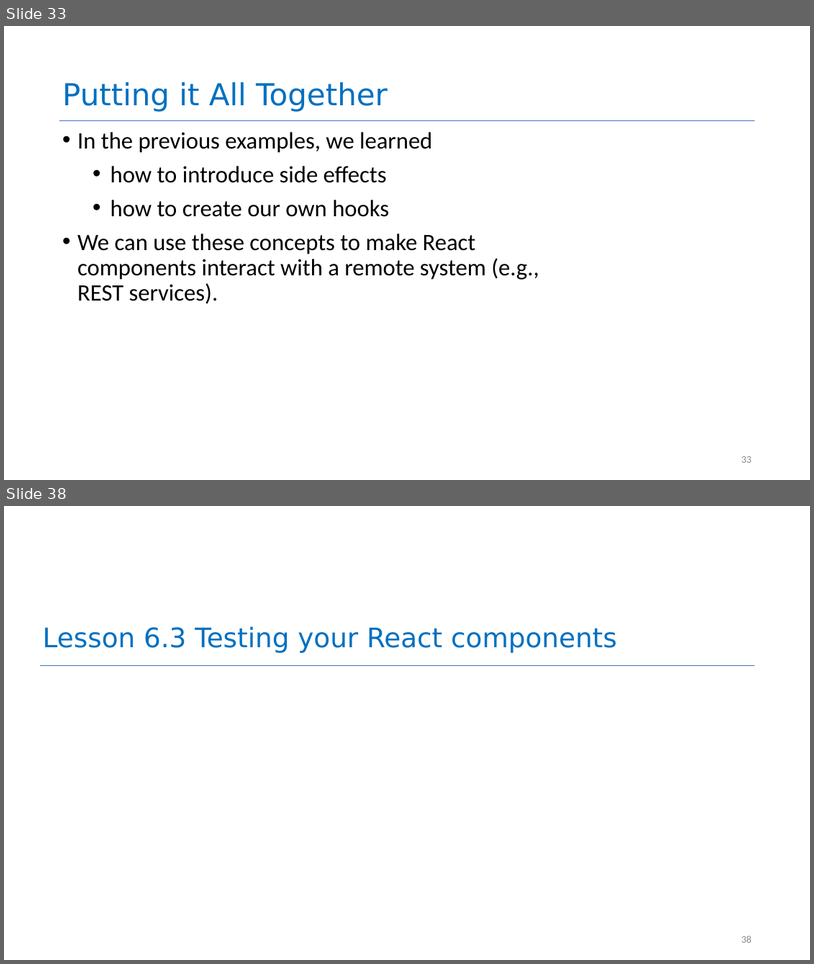
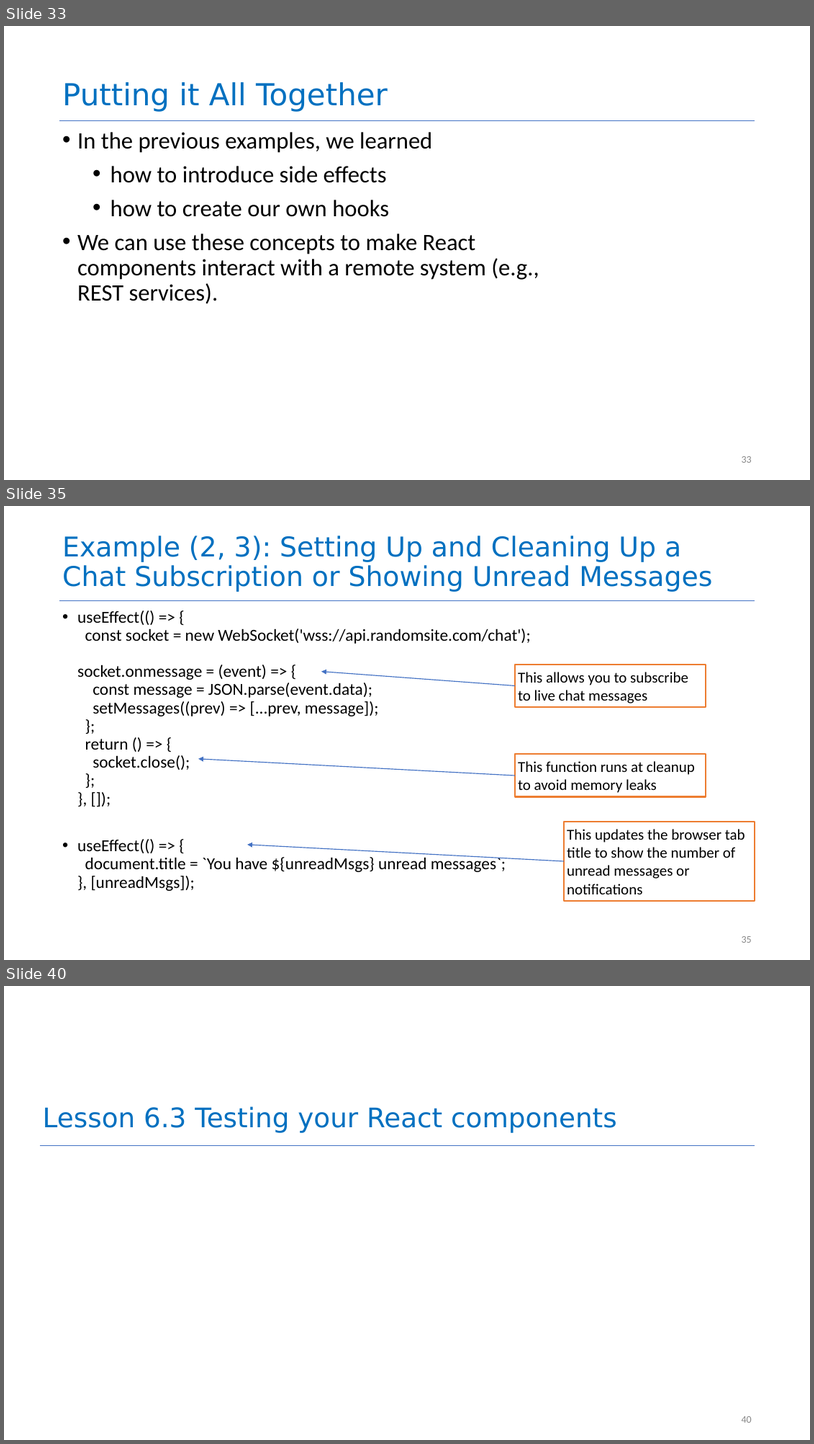
Before and after one commit to neu-se/CS4530-Spring-2026, a slide deck: Slides/Module 06 React Hooks.pptx. Shown one above the other, each under a label of ours: slides 33 and 38 before the commit, slides 33, 35 and 40 after it; the slides between them are not shown. The pictures are 814x964 and 814x1444 pixels, drawn with LibreOffice and Linux fonts; fonts in the diff are those of the drawing. Boxes give left, top, right and bottom in pixels: in the first picture for what was removed or moved away, otherwise in the second. Text is boxed around its words. In the diff, an @@ line names an element or a change of style, - is before the commit and + after.

Commit message:
adding two slides, one with more example for useEffect like chat, and a word on more hooks

```diff
--- a/Slides/Module 06 React Hooks.pptx
+++ b/Slides/Module 06 React Hooks.pptx
@@ slide 35 added at box(4, 506, 810, 960), background #FFFFFF; not listed: 1 template element that a slide beside it also shows @@
@@ title added at box(62, 536, 712, 592), 32.4 pt, text #0070C0 @@
+Example (2, 3): Setting Up and Cleaning Up a Chat Subscription or Showing Unread Messages
@@ text added at box(77, 610, 530, 770), 20 pt, text #000000 @@
+• useEffect(() => {
+  const socket = new WebSocket('wss://api.randomsite.com/chat');
+  socket.onmessage = (event) => {
+  const message = JSON.parse(event.data);
+  setMessages((prev) => [...prev, message]);
+  };
+  return () => {
+  socket.close();
+  };
+  }, []);
@@ arrow added from (515, 686) to (322, 671), #4472C4 1 pt @@
@@ rectangle added at box(515, 664, 706, 708), fill #FFFFFF, outline #ED7D31 2 pt, 18 pt, text #000000 @@
+This allows you to subscribe to live chat messages
@@ arrow added from (515, 775) to (199, 759), #4472C4 1 pt @@
@@ rectangle added at box(515, 754, 706, 797), fill #FFFFFF, outline #ED7D31 2 pt, 18 pt, text #000000 @@
+This function runs at cleanup to avoid memory leaks
@@ rectangle added at box(564, 821, 756, 901), fill #FFFFFF, outline #ED7D31 2 pt, 18 pt, text #000000 @@
+This updates the browser tab title to show the number of unread messages or notifications
@@ text added at box(77, 839, 506, 890), 20 pt, text #000000 @@
+• useEffect(() => {
+  document.title = `You have ${unreadMsgs} unread messages`;
+  }, [unreadMsgs]);
@@ arrow added from (564, 861) to (248, 844), #4472C4 1 pt @@
@@ page number added at box(742, 936, 752, 942), 12 pt, text #888888 @@
+35
@@ what was slide 38 is now slide 40 @@
@@ page number at box(742, 1416, 752, 1422): text changed @@
-38
+40
```
Also in this commit, not shown: 2 slides changed, 1 other slide added, 1 other file.
